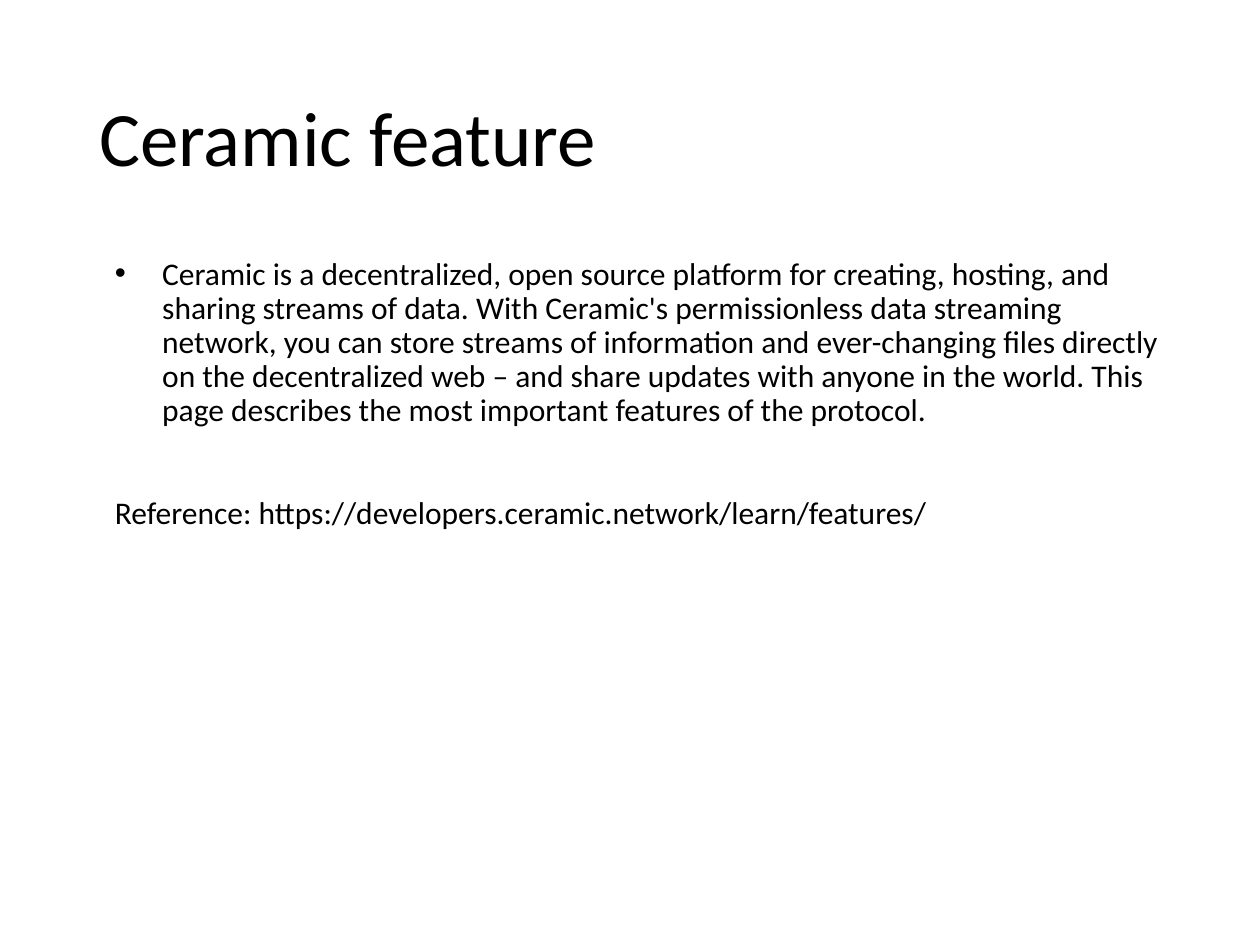
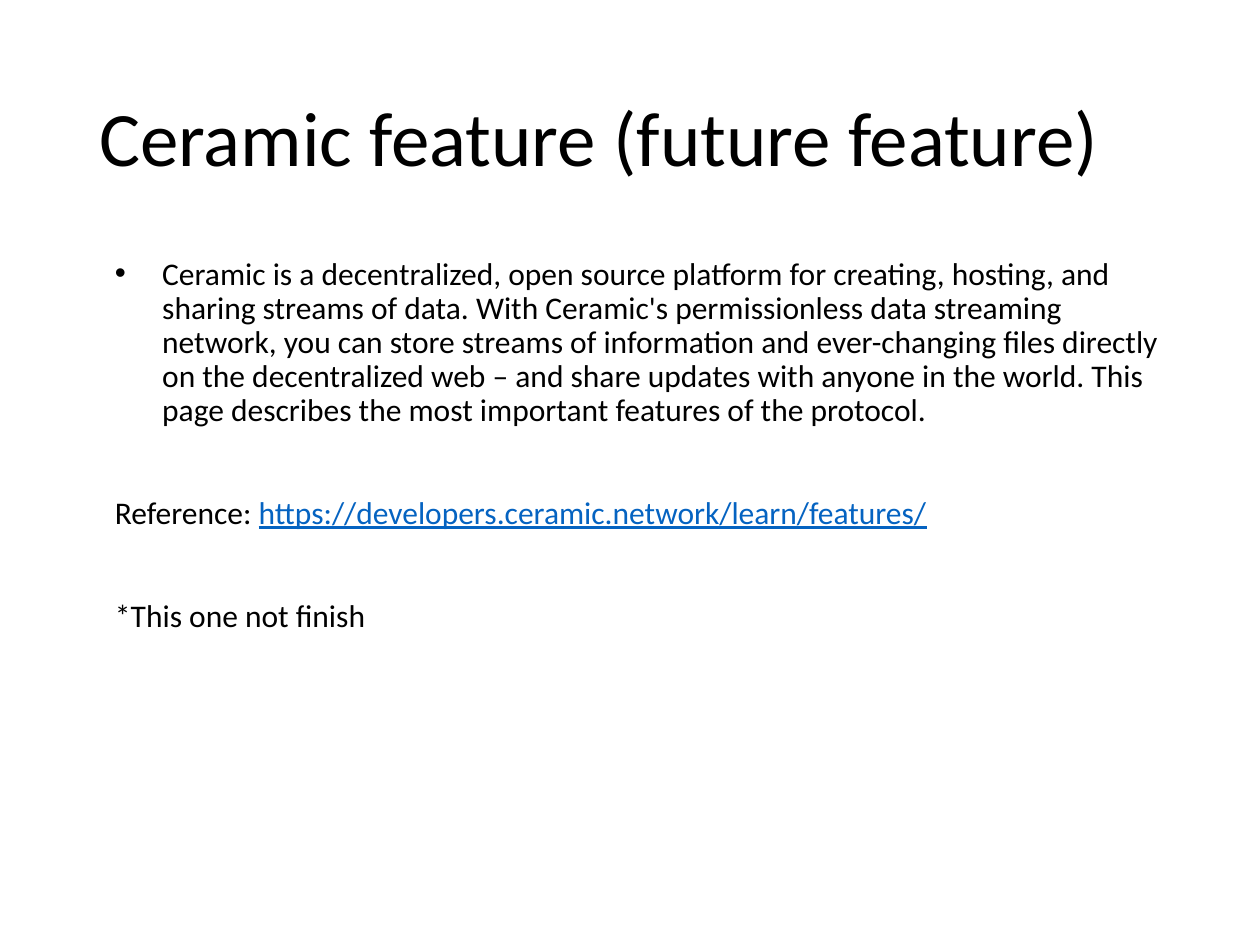
Before and after one commit to anhfactor/SmartRealEstate, a slide deck: slide 5 of Smart_RealEstate_Prototype.PPTX (slide 4 before the commit). Drawn at 1260x945 pixels with LibreOffice and Linux fonts; fonts in the diff are those of the drawing. Boxes give left, top, right and bottom in pixels: in the first picture for what was removed or moved away, otherwise in the second. Text is boxed around its words. In the diff, an @@ line names an element or a change of style, - is before the commit and + after.

```diff
--- a/Smart_RealEstate_Prototype.PPTX
+++ b/Smart_RealEstate_Prototype.PPTX
@@ title at bbox=[99, 110, 1098, 177]: text changed @@
-Ceramic feature
+Ceramic feature (future feature)
@@ text at bbox=[115, 502, 926, 529]: text colour #000000 to #0563C1, underline on in "https://developers.ceramic.network/learn/features/" @@
@@ text at bbox=[115, 604, 365, 628]: paragraph added @@
+*This one not finish
```
Also in this commit, not shown: 3 other slides changed, 1 slide added, 1 other file.
